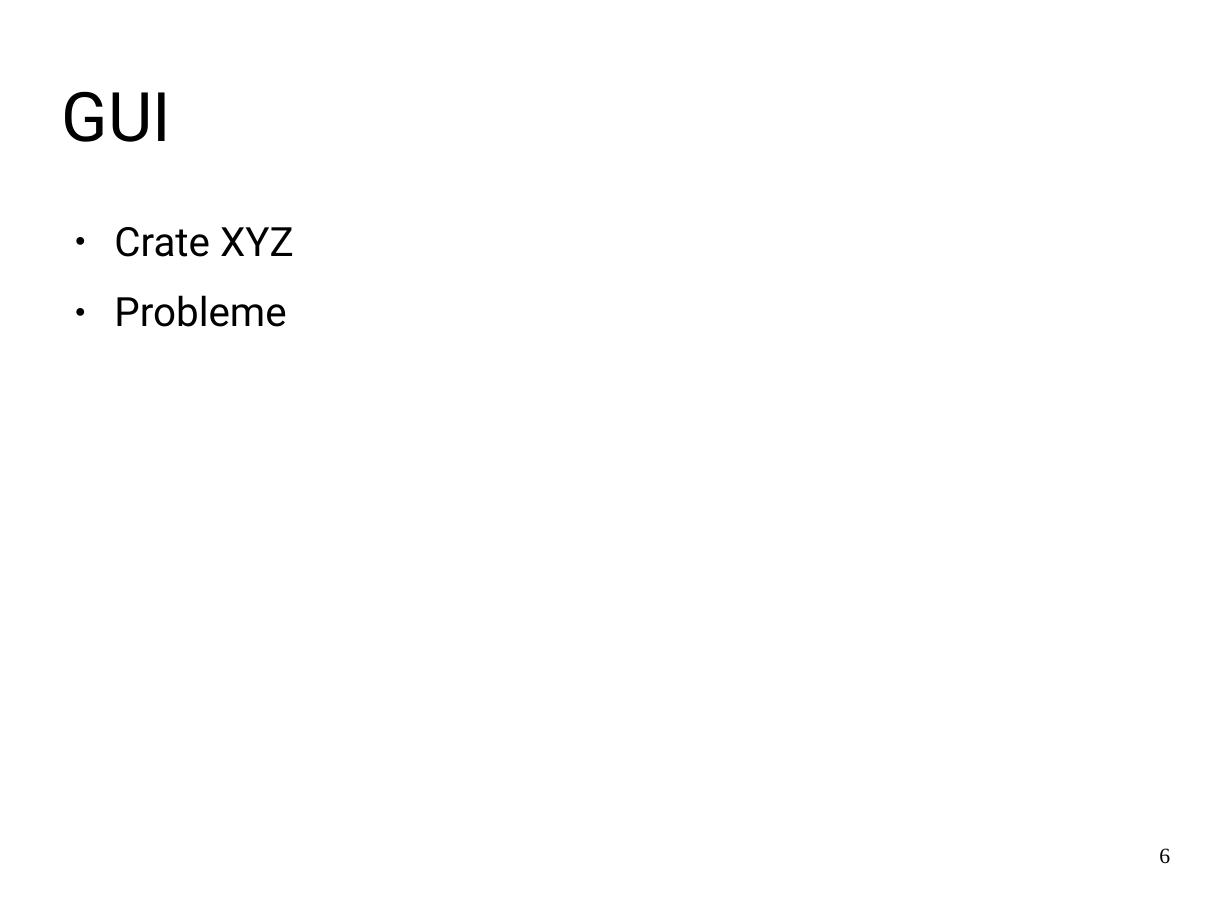
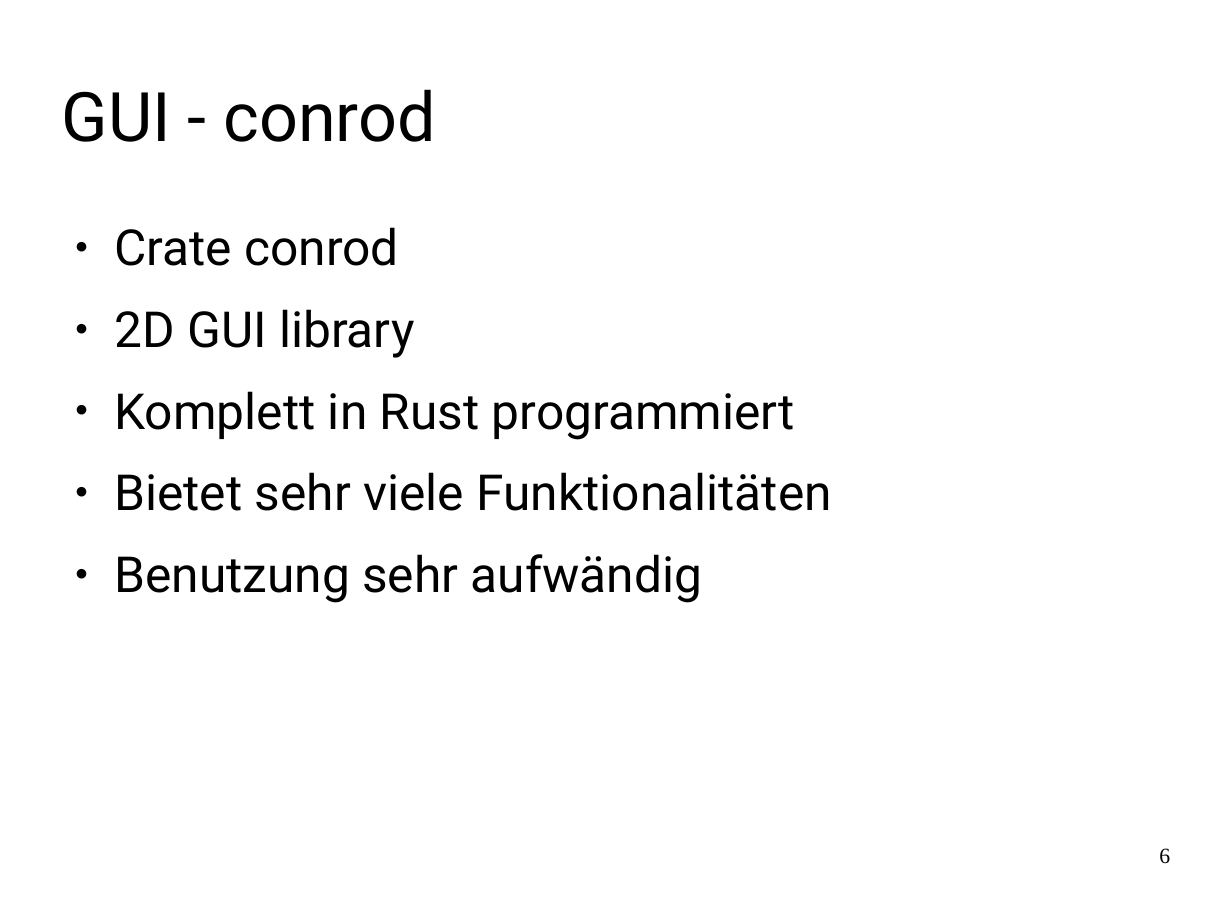
Before and after one commit to FamkeLamberti/battleship-presentation, a slide deck: slide 6 of Abschlusspraesentation_SchiffeVersenken.odp. Drawn at 1232x924 pixels with LibreOffice and Linux fonts; fonts in the diff are those of the drawing. Boxes give left, top, right and bottom in pixels: in the first picture for what was removed or moved away, otherwise in the second. Text is boxed around its words. In the diff, an @@ line names an element or a change of style, - is before the commit and + after.

```diff
--- a/Abschlusspraesentation_SchiffeVersenken.odp
+++ b/Abschlusspraesentation_SchiffeVersenken.odp
@@ title at bbox=[62, 89, 436, 142]: text changed @@
-GUI
+GUI - conrod
@@ text at bbox=[114, 227, 831, 603]: text changed; size 26 to 32 pt @@
-● Crate XYZ
-● Probleme
+● Crate conrod
+● 2D GUI library
+● Komplett in Rust programmiert
+● Bietet sehr viele Funktionalitäten
+● Benutzung sehr aufwändig
```
Also in this commit, not shown: 2 other slides changed, 4 slides added.
